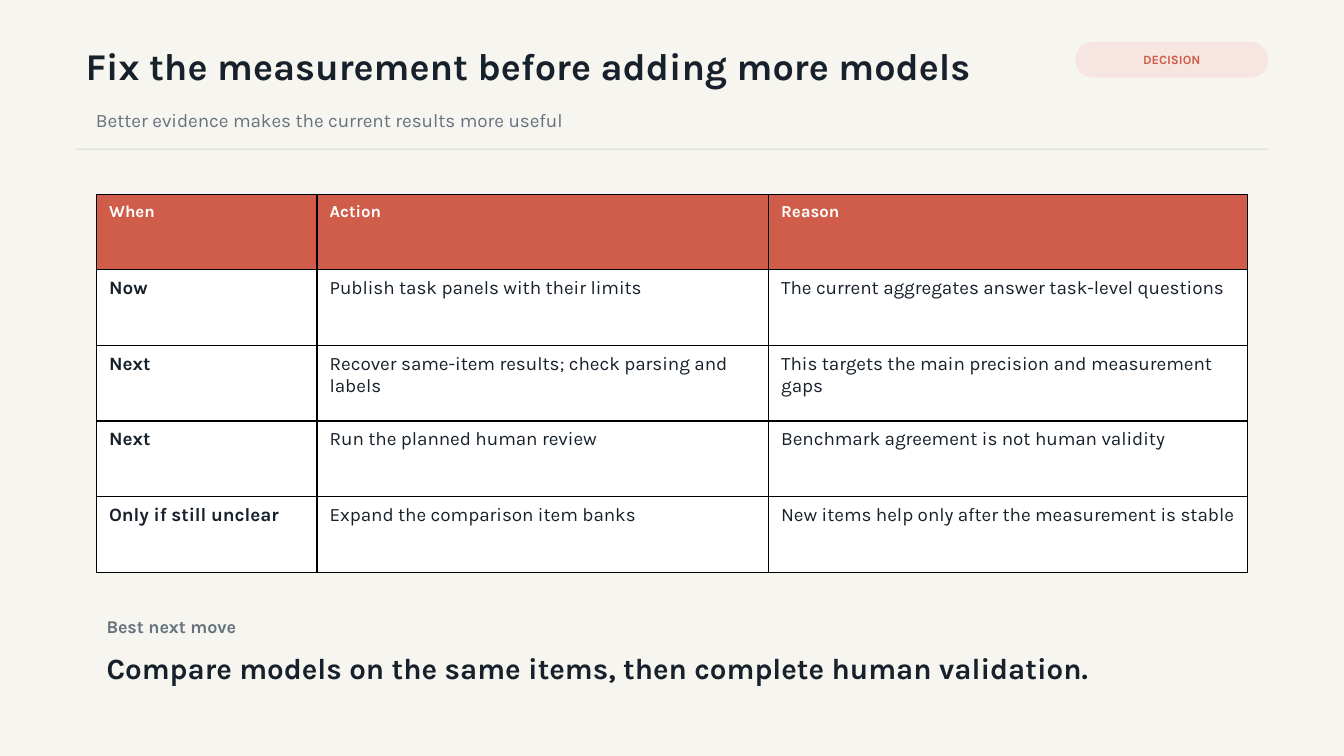
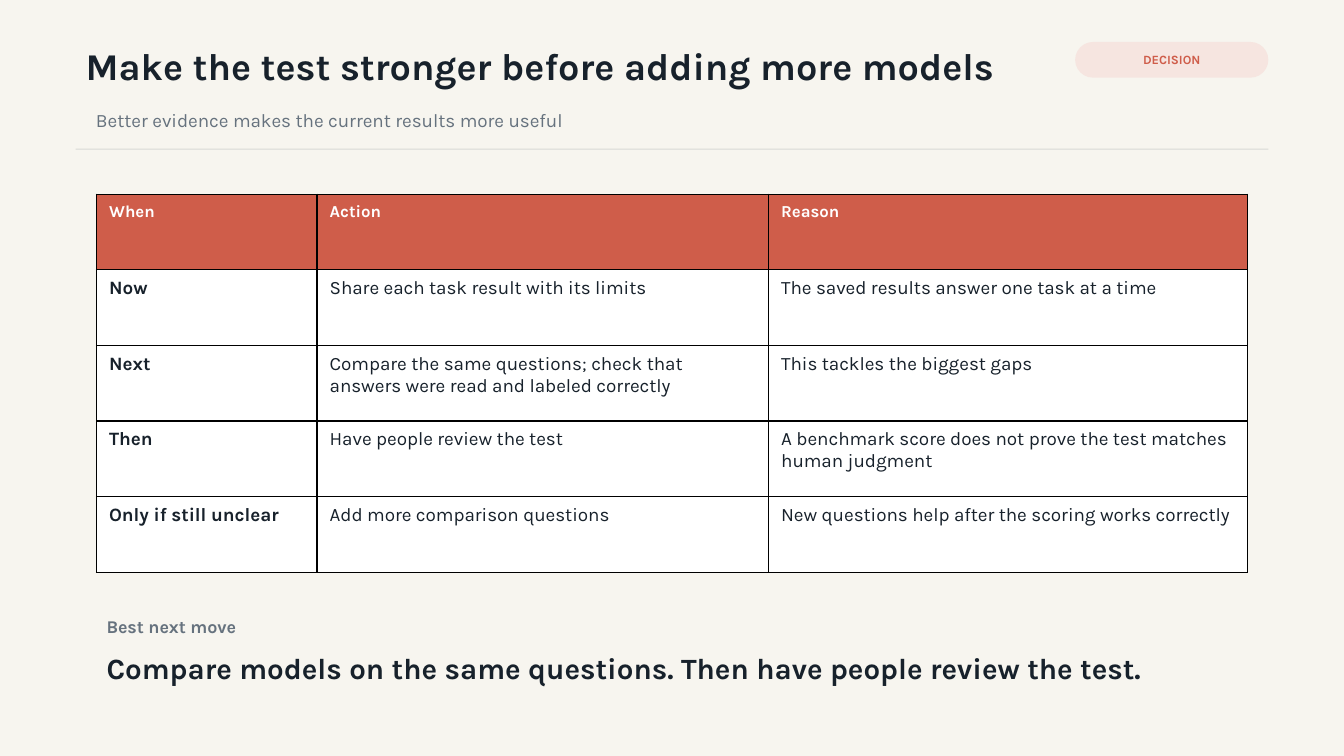
Before and after one commit to hanzhenzhujene/cei-moral-psychology-results-brief, a slide deck: slide 8 of slides/cei-moral-psychology-results-deck.pptx. Drawn at 1344x756 pixels with LibreOffice and Linux fonts; fonts in the diff are those of the drawing. Boxes give left, top, right and bottom in pixels: in the first picture for what was removed or moved away, otherwise in the second. Text is boxed around its words. In the diff, an @@ line names an element or a change of style, - is before the commit and + after.

Commit message:
Add low-context slide gallery and share exports

```diff
--- a/slides/cei-moral-psychology-results-deck.pptx
+++ b/slides/cei-moral-psychology-results-deck.pptx
@@ text at (86, 53, 994, 90): text changed @@
-Fix the measurement before adding more models
+Make the test stronger before adding more models
@@ table at (97, 195, 1248, 573) @@
-row 2, column 2: Publish task panels with their limits
+row 2, column 2: Share each task result with its limits
-row 2, column 3: The current aggregates answer task-level questions
+row 2, column 3: The saved results answer one task at a time
-row 3, column 2: Recover same-item results; check parsing and labels
+row 3, column 2: Compare the same questions; check that answers were read and labeled correctly
-row 3, column 3: This targets the main precision and measurement gaps
+row 3, column 3: This tackles the biggest gaps
-row 4: Next | Run the planned human review | Benchmark agreement is not human validity
+row 4: Then | Have people review the test | A benchmark score does not prove the test matches human judgment
-row 5, column 2: Expand the comparison item banks
+row 5, column 2: Add more comparison questions
-row 5, column 3: New items help only after the measurement is stable
+row 5, column 3: New questions help after the scoring works correctly
@@ text at (107, 658, 1141, 686): text changed @@
-Compare models on the same items, then complete human validation.
+Compare models on the same questions. Then have people review the test.
```
Also in this commit, not shown: 7 other slides changed, 16 other files.
